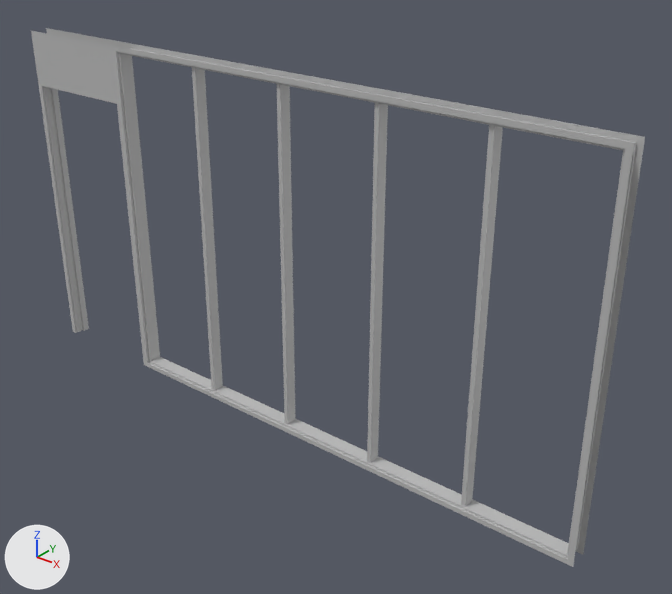
One commit to the FBX model GART250/Exports/SM_WindowFrame_Conference.fbx: the scene before it, then after it.
One viewpoint serves both versions: a 50 mm lens placed at (6.13, -4.32, 3.72), pointed at (2.67, 0.0, 1.05). Every picture has the same lights, and +X, +Y and +Z are marked at lower left. Where no turn or scale is listed for an object, it has been applied to the vertices.

In view in the first picture: 'WindowFrame_Conference'.
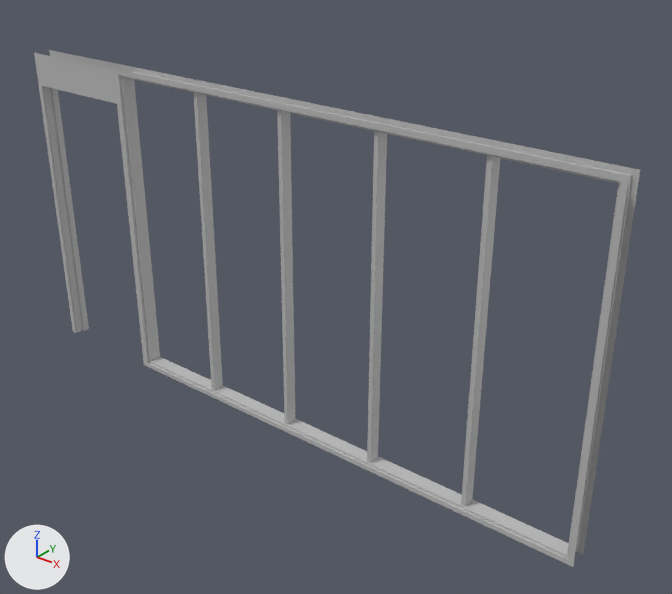
Pixel boxes (x1, y1, x2, y2) of what changed, in the pictures (672 x 594 px; the box of a moved part takes in the faces that stretch with it):
'WindowFrame_Conference', reshaped
    before: (31, 28, 645, 567)
    after: (34, 50, 640, 567)
part 1 of me_mesh, moved or reshaped
    before: (31, 28, 645, 210)
    after: (34, 50, 640, 210)

What changed in the scene script:
```text
Change me_mesh:
    where me_mesh.from_pydata(...)  # 237 vertices, 215 faces; spans x 0.0..4.6, y -0.24..-0.11, z 0.0..2.5
    used by ob_windowframe_conference; location = (0.0, 0.0, 0.0)
    me_mesh part 1: all 104 vertices in x 0.0..4.6, y -0.24..-0.11, z 2.45..2.5 are moved by (0.0, 0.0, -0.16)
```
